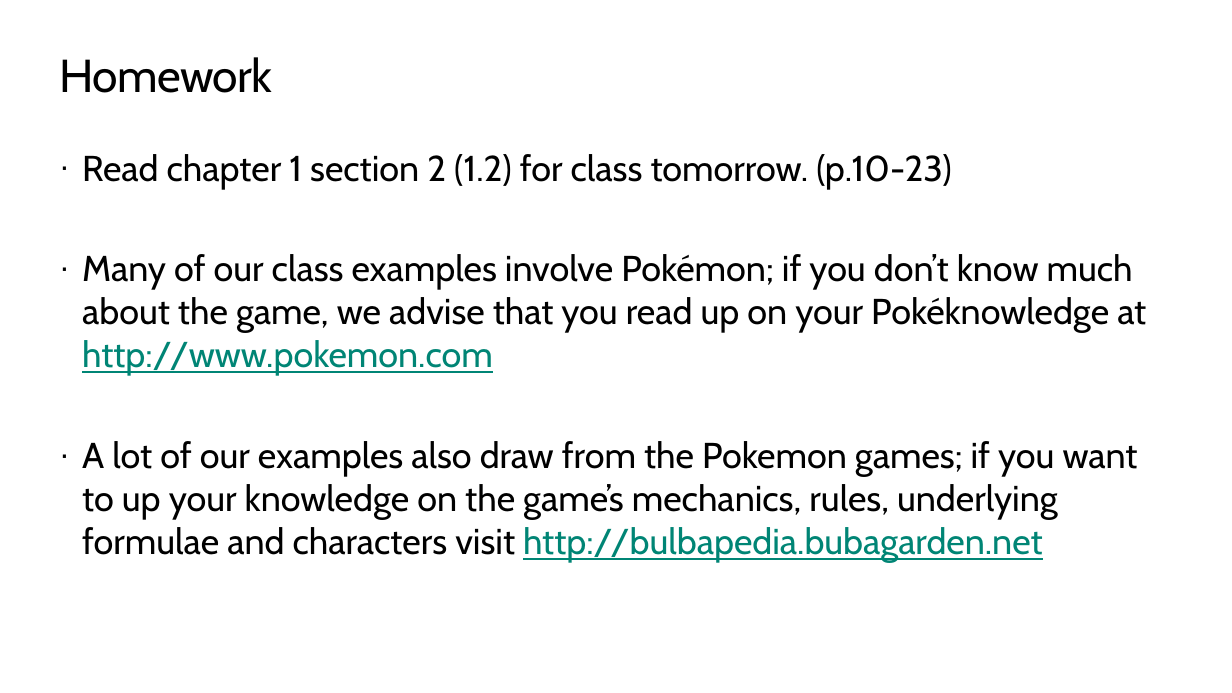
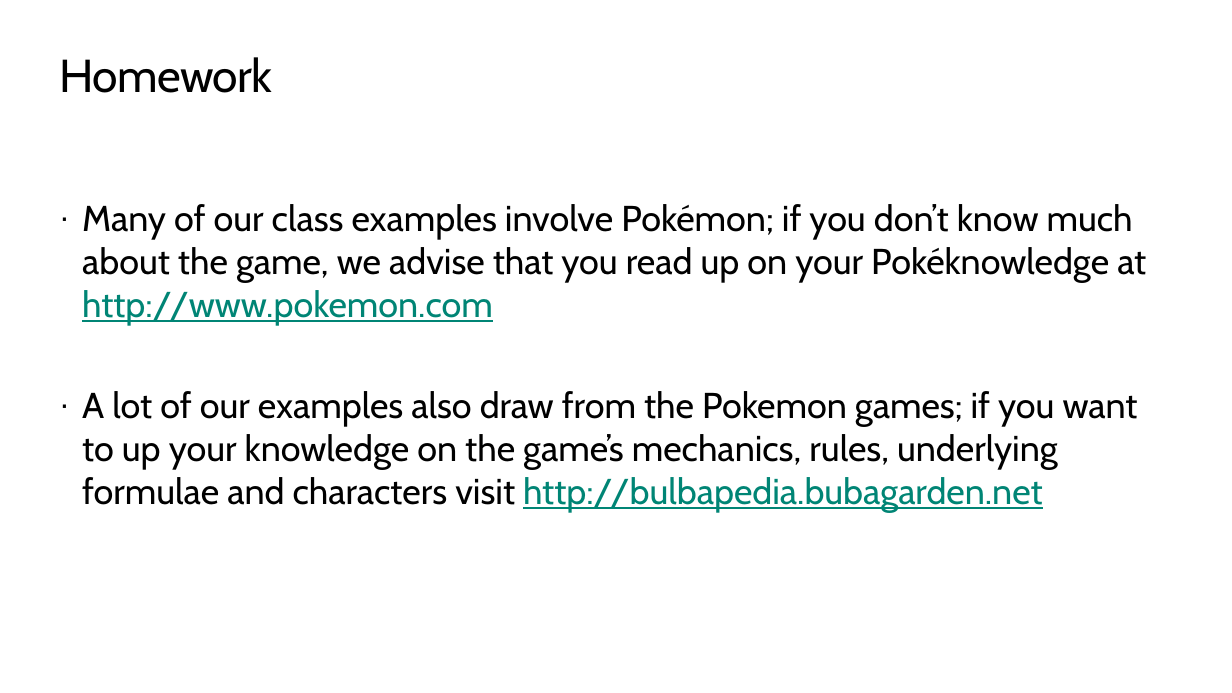
Before and after one commit to TEALSK12/apcsa-public, a slide deck: slide 22 of curriculum/Unit1/Unit1.pptx. Drawn at 1232x693 pixels with LibreOffice and Linux fonts; fonts in the diff are those of the drawing; background and template pictures are left out. Boxes give left, top, right and bottom in pixels: in the first picture for what was removed or moved away, otherwise in the second. Text is boxed around its words. In the diff, an @@ line names an element or a change of style, - is before the commit and + after.

```diff
--- a/curriculum/Unit1/Unit1.pptx
+++ b/curriculum/Unit1/Unit1.pptx
@@ text at bbox=[82, 154, 951, 189]: paragraph removed @@
-· Read chapter 1 section 2 (1.2) for class tomorrow. (p.10-23)
```
Also in this commit, not shown: 5 other slides changed, 2 other files.
